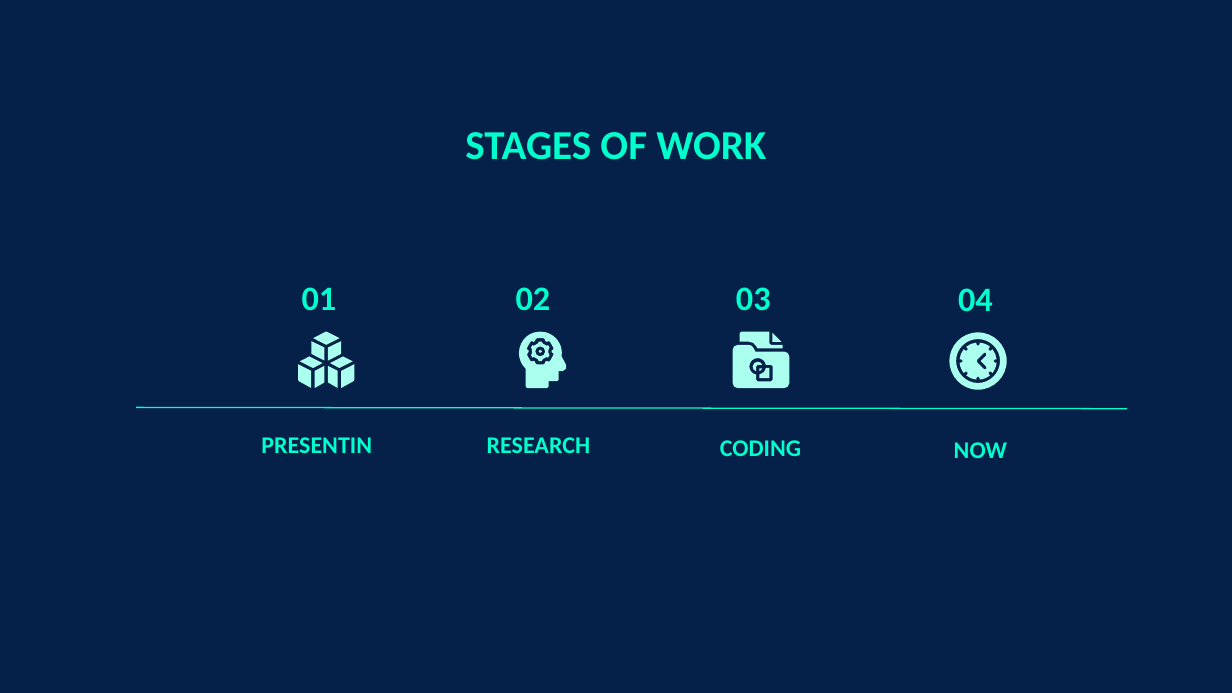
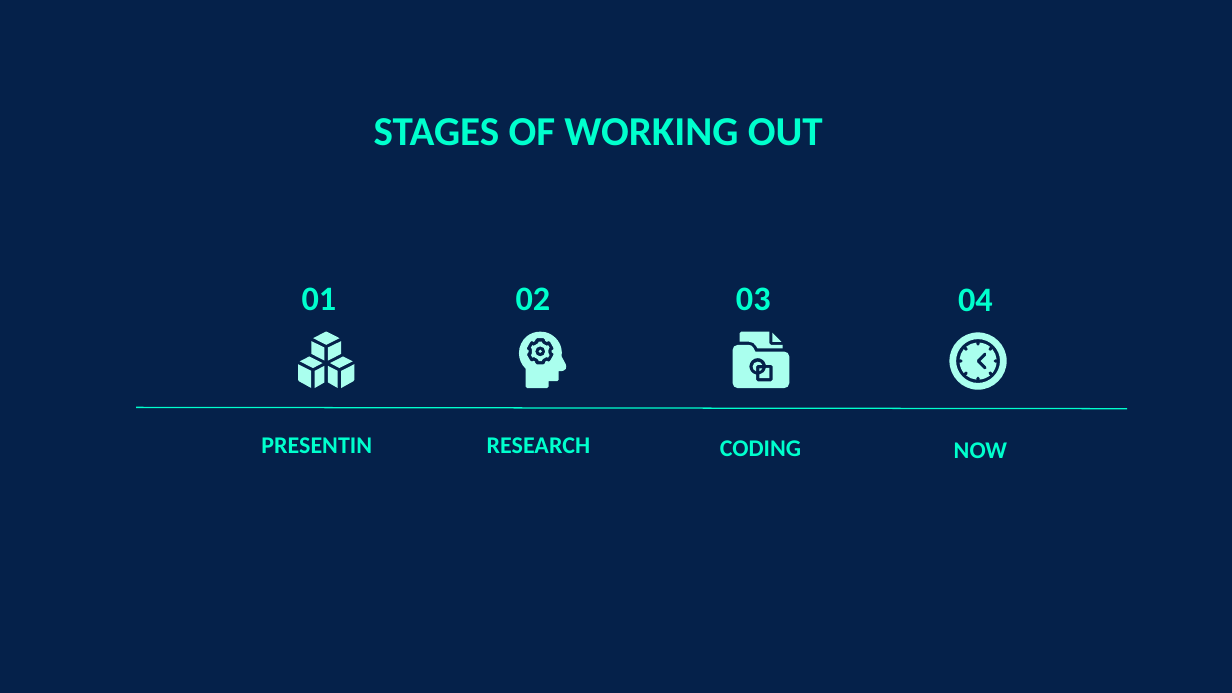
Before and after one commit to codingburgas/2122-otj-10-project-repo-SHHristov19, a slide deck: slide 3 of doc/Presentation.pptx. Drawn at 1232x693 pixels with LibreOffice and Linux fonts; fonts in the diff are those of the drawing; background and template pictures are left out. Boxes give left, top, right and bottom in pixels: in the first picture for what was removed or moved away, otherwise in the second. Text is boxed around its words. In the diff, an @@ line names an element or a change of style, - is before the commit and + after.

```diff
--- a/doc/Presentation.pptx
+++ b/doc/Presentation.pptx
@@ title at (374, 118, 823, 146): text changed @@
-STAGES OF WORK
+STAGES OF WORKING OUT
```
Also in this commit, not shown: 12 other files.
